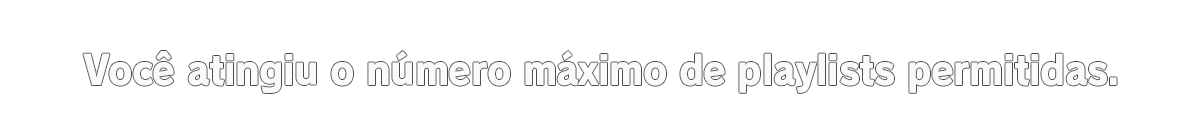
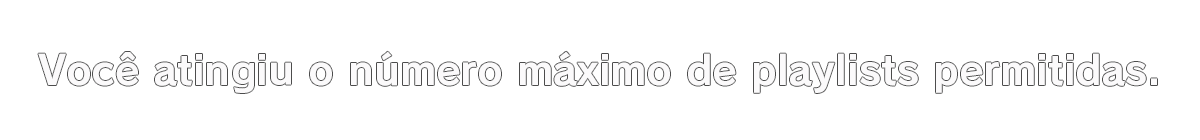
The second 1200x140 image is a revision of the first. Changes to its layers:
added layer "Você atingiu o número máximo de playlists permitidas. V2 Centralizado" above "Você atingiu o número máximo de playlists permitidas. Centralizado" over <box>38,51,1157,93</box>
hid "Você atingiu o número máximo de playlists permitidas. Centralizado" over <box>83,51,1117,93</box>
